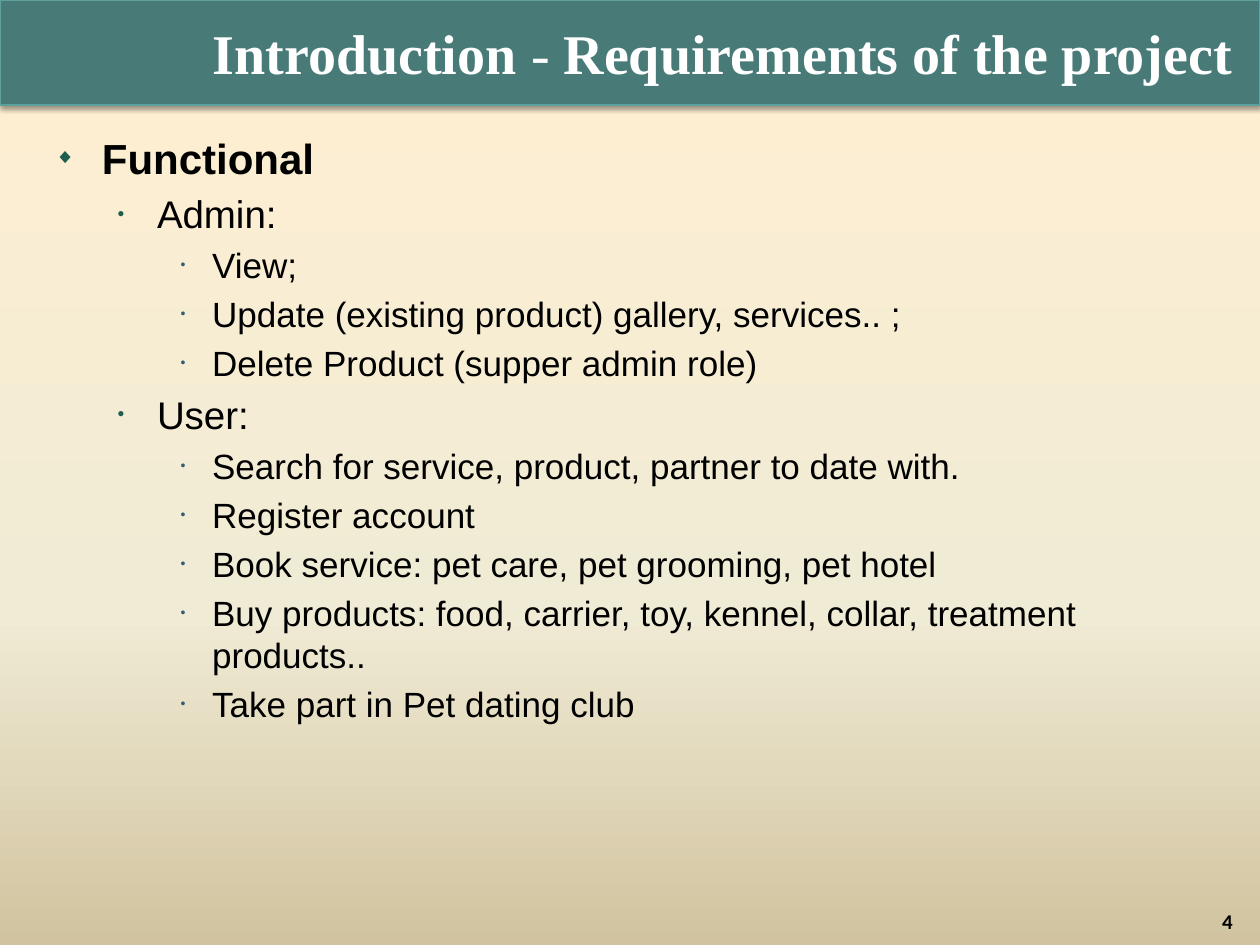
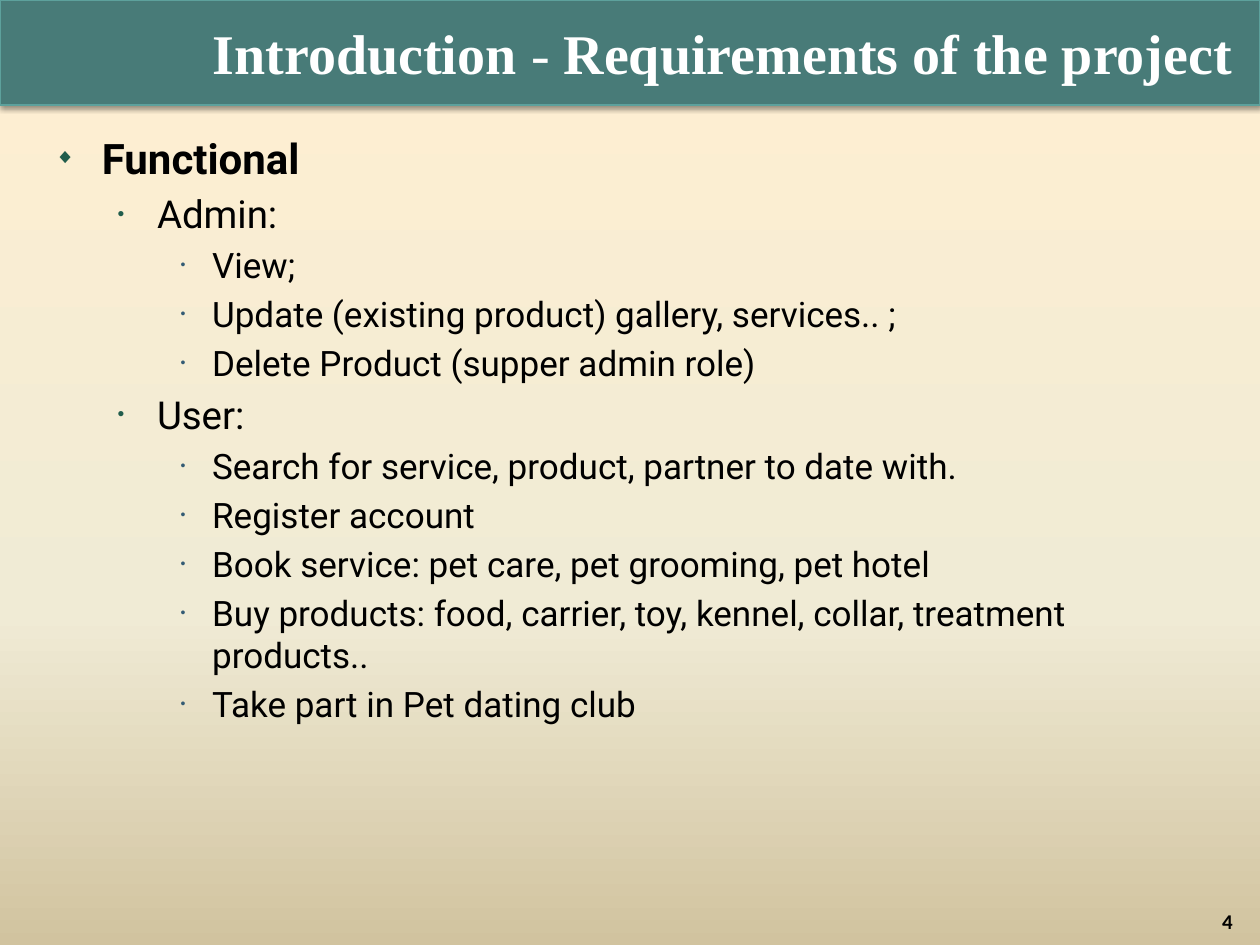
Before and after one commit to lety20391/Project4, a slide deck: slide 4 of G2_T11707E0_Project_Report.pptx. Drawn at 1260x945 pixels with LibreOffice and Linux fonts; fonts in the diff are those of the drawing; background and template pictures are left out. Boxes give left, top, right and bottom in pixels: in the first picture for what was removed or moved away, otherwise in the second. Text is boxed around its words. In the diff, an @@ line names an element or a change of style, - is before the commit and + after.

```diff
--- a/G2_T11707E0_Project_Report.pptx
+++ b/G2_T11707E0_Project_Report.pptx
@@ text "Functional" at [102,142,1065,725]: font Arial to Roboto @@
```
Also in this commit, not shown: 5 other slides changed, 2 slides added, 3 slides removed, 4 other files.
